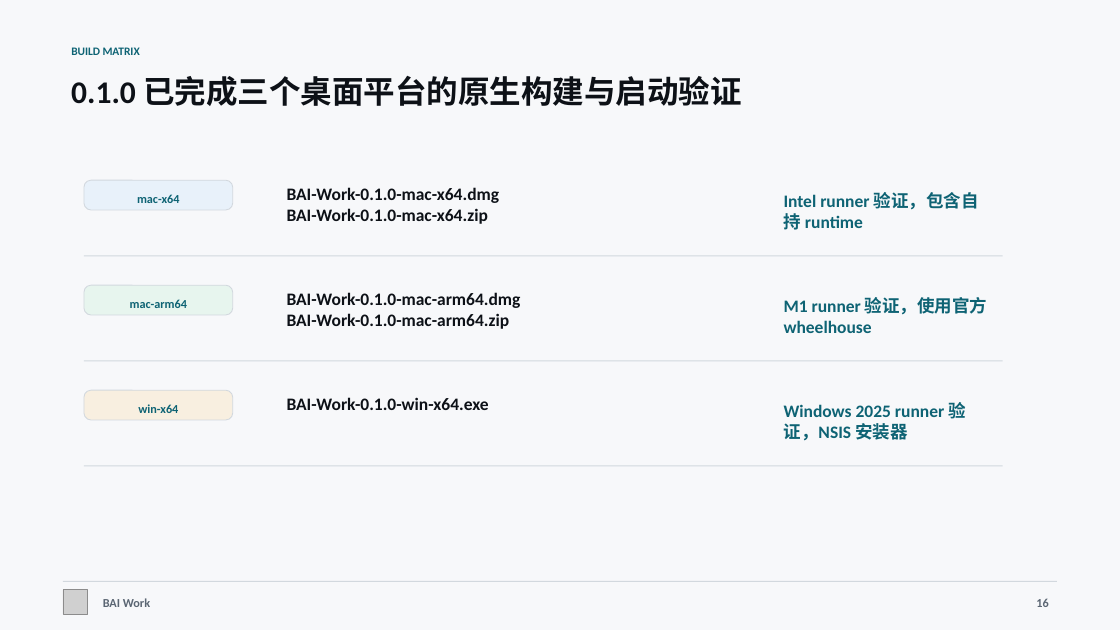
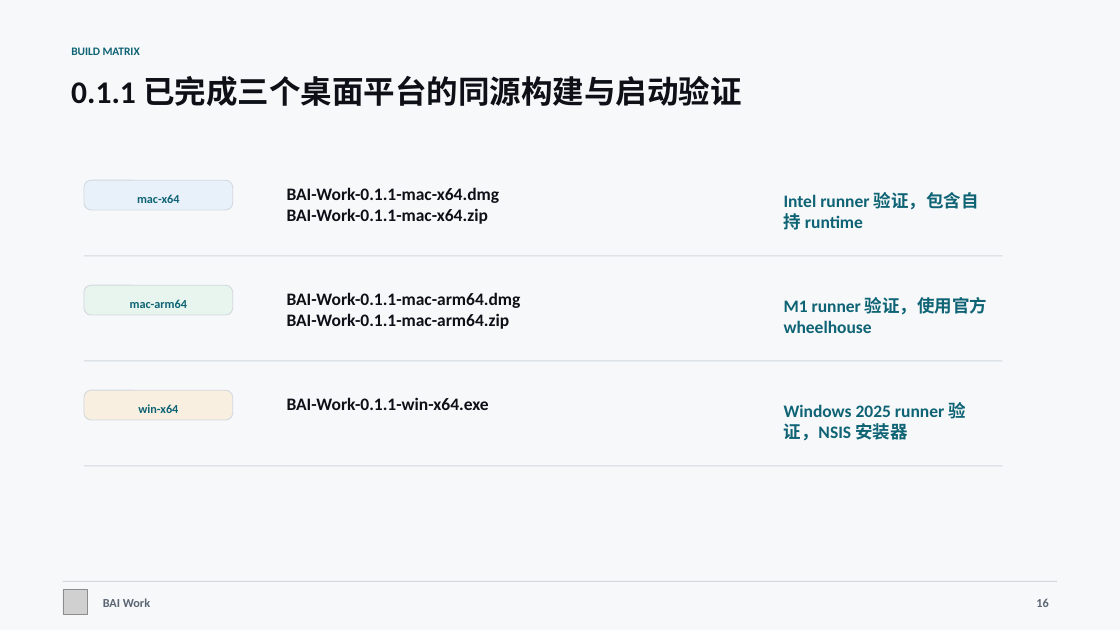
Before and after one commit to 2830500285/BAI-Work, a slide deck: slide 16 of docs/presentation/BAI-Work-Project-Deck.pptx. Drawn at 1120x630 pixels with LibreOffice and Linux fonts; fonts in the diff are those of the drawing; grey boxes stand for pictures. Boxes give left, top, right and bottom in pixels: in the first picture for what was removed or moved away, otherwise in the second. Text is boxed around its words. In the diff, an @@ line names an element or a change of style, - is before the commit and + after.

```diff
--- a/docs/presentation/BAI-Work-Project-Deck.pptx
+++ b/docs/presentation/BAI-Work-Project-Deck.pptx
@@ text at [71, 76, 742, 106]: text changed @@
-0.1.0 已完成三个桌面平台的原生构建与启动验证
+0.1.1 已完成三个桌面平台的同源构建与启动验证
@@ text at [287, 187, 500, 224]: text changed @@
-BAI-Work-0.1.0-mac-x64.dmg
-BAI-Work-0.1.0-mac-x64.zip
+BAI-Work-0.1.1-mac-x64.dmg
+BAI-Work-0.1.1-mac-x64.zip
@@ text at [287, 292, 521, 329]: text changed @@
-BAI-Work-0.1.0-mac-arm64.dmg
-BAI-Work-0.1.0-mac-arm64.zip
+BAI-Work-0.1.1-mac-arm64.dmg
+BAI-Work-0.1.1-mac-arm64.zip
@@ text at [287, 397, 489, 410]: text changed @@
-BAI-Work-0.1.0-win-x64.exe
+BAI-Work-0.1.1-win-x64.exe
```
Also in this commit, not shown: 1 other slide changed, 10 other files.
